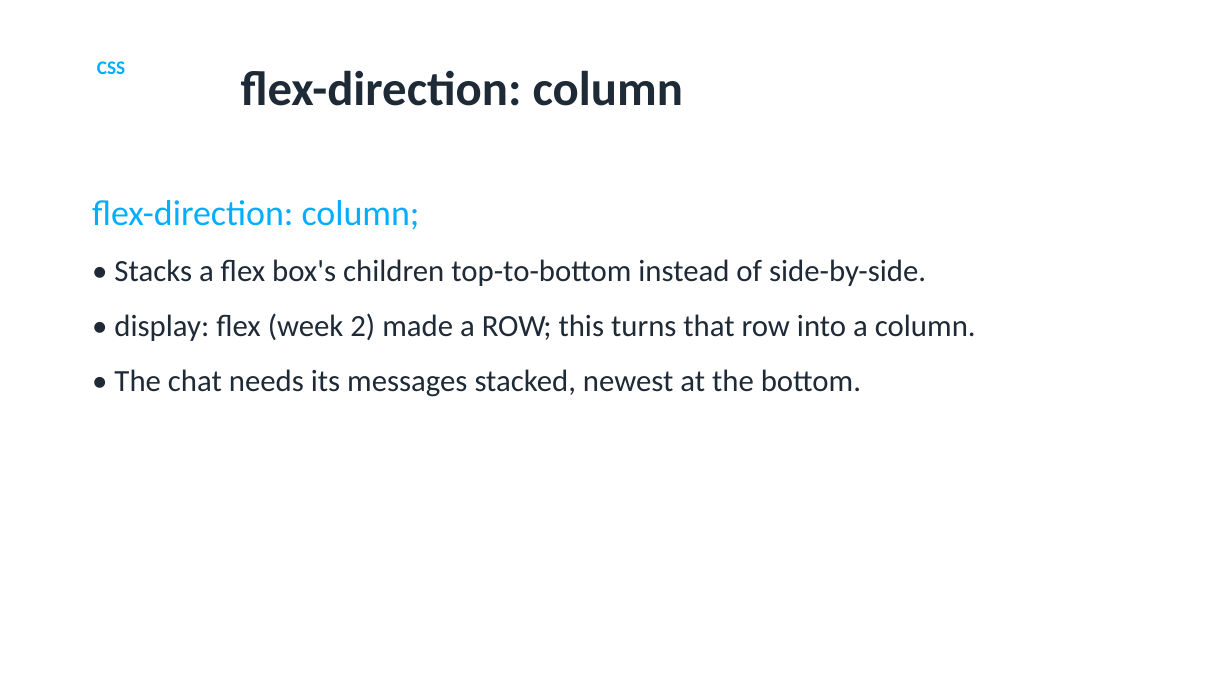
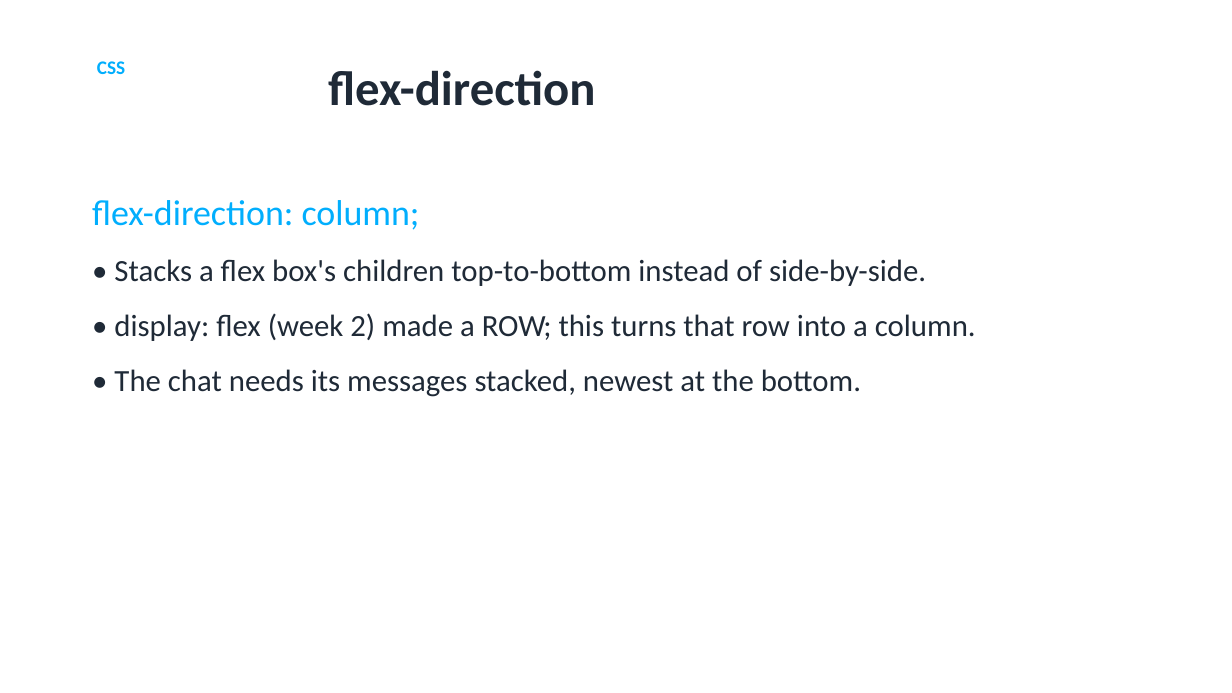
Before and after one commit to utgapps/utgapps.github.io, a slide deck: slide 79 of ai101/slides/week-07.pptx. Drawn at 1232x693 pixels with LibreOffice and Linux fonts; fonts in the diff are those of the drawing. Boxes give left, top, right and bottom in pixels: in the first picture for what was removed or moved away, otherwise in the second. Text is boxed around its words. In the diff, an @@ line names an element or a change of style, - is before the commit and + after.

```diff
--- a/ai101/slides/week-07.pptx
+++ b/ai101/slides/week-07.pptx
@@ title at (328,70,595,106): text changed @@
-flex-direction: column
+flex-direction
```
Also in this commit, not shown: 3 other slides changed, 19 other files.
